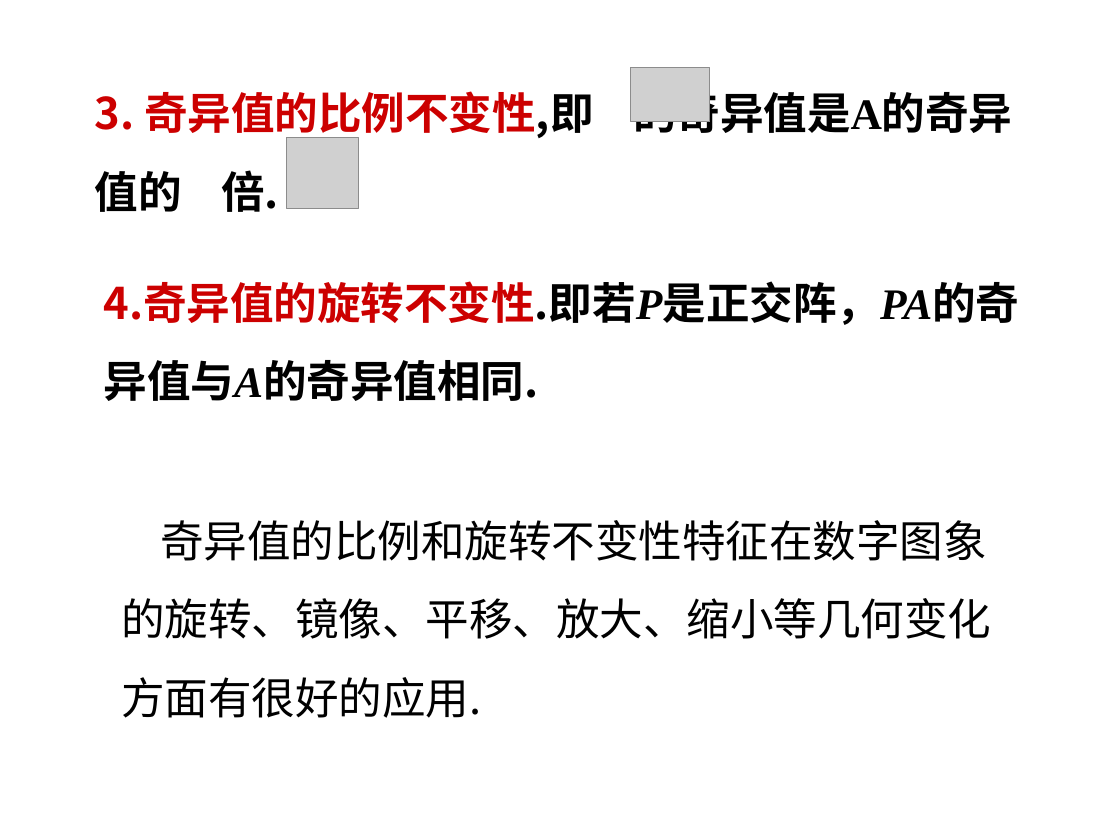
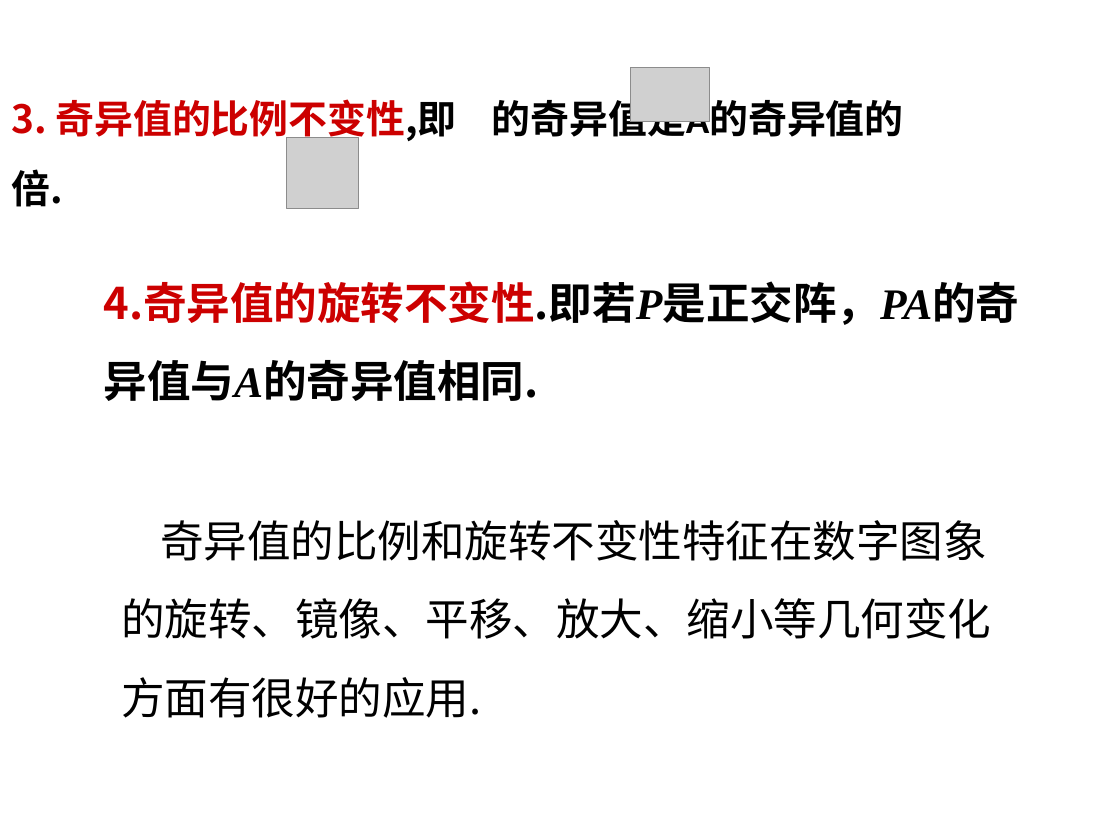
Before and after one commit to wykxwyc/wykxwyc.github.io, a slide deck: slide 22 of files/奇异值分解及应用.ppt. Drawn at 1120x840 pixels with LibreOffice and Linux fonts; fonts in the diff are those of the drawing; grey boxes stand for pictures; background and template pictures are left out. Boxes give left, top, right and bottom in pixels: in the first picture for what was removed or moved away, otherwise in the second. Text is boxed around its words. In the diff, an @@ line names an element or a change of style, - is before the commit and + after.

```diff
--- a/files/奇异值分解及应用.ppt
+++ b/files/奇异值分解及应用.ppt
@@ title "3. 奇异值的比例不变性,即 的奇异值是A的奇异值的 倍.": place and size @@
-title "3. 奇异值的比例不变性,即 的奇异值是A的奇异值的 倍." at [95, 85, 1012, 212]
+title "3. 奇异值的比例不变性,即 的奇异值是A的奇异值的 倍." at [11, 94, 904, 207]
@@ title "3. 奇异值的比例不变性,即 的奇异值是A的奇异值的 倍." at [11, 94, 904, 207]: size 28 to 25 pt; font Times New Roman to Calibri in "的奇异值是A的奇异值的" @@
```
Also in this commit, not shown: 16 other slides changed, 3 other files.
